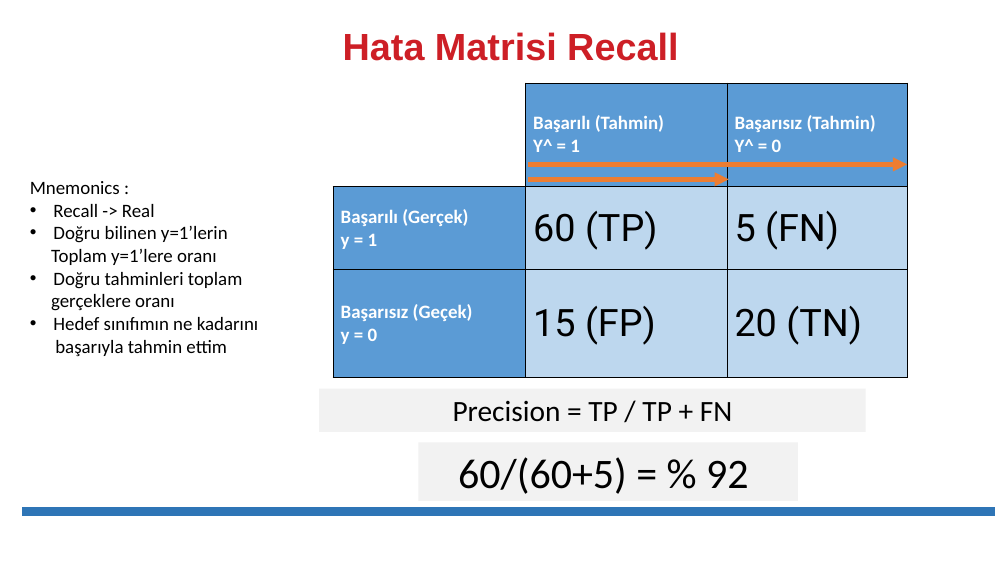
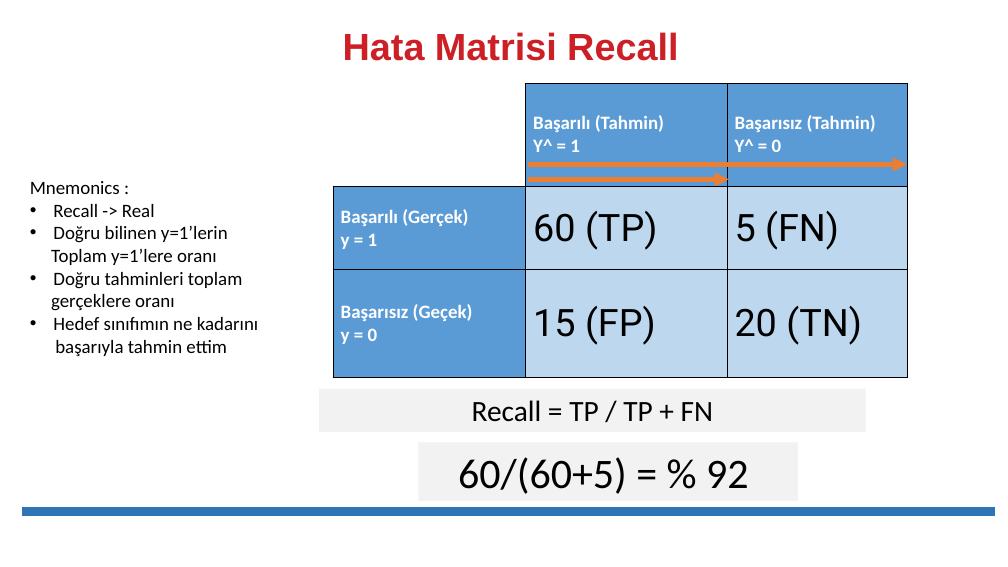
Before and after one commit to erkansirin78/machine-learning-with-python, a slide deck: slide 10 of presentations/07_Hata_Matrisi_Confusion_Matrix.pptx. Drawn at 1008x567 pixels with LibreOffice and Linux fonts; fonts in the diff are those of the drawing. Boxes give left, top, right and bottom in pixels: in the first picture for what was removed or moved away, otherwise in the second. Text is boxed around its words. In the diff, an @@ line names an element or a change of style, - is before the commit and + after.

```diff
--- a/presentations/07_Hata_Matrisi_Confusion_Matrix.pptx
+++ b/presentations/07_Hata_Matrisi_Confusion_Matrix.pptx
@@ text in rectangle at [472,400,713,422]: text changed @@
-Precision = TP / TP + FN
+Recall = TP / TP + FN
```
Also in this commit, not shown: 7 other files.
